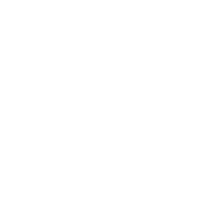
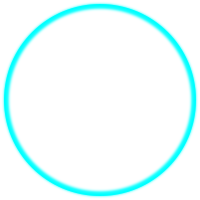
The second (200, 200) image is a revision of the first. Changes to its layers:
added layer "Ellipse 2 copy" above "Ellipse 2 copy 2" over [1, 1, 199, 199]
added layer "Ellipse 2 copy 2" above "Ellipse 2" over [4, 4, 196, 196]
hid "Ellipse 1" over [1, 1, 199, 199]
